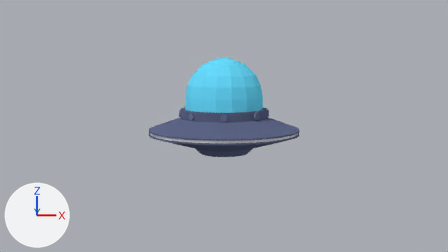
The Blender file SourceArt/Ufo.blend: old version first, new version second.
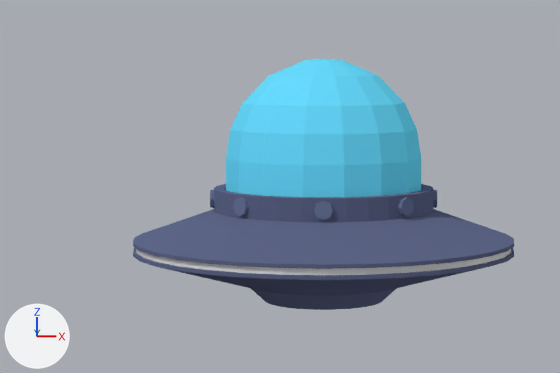
There are two pictures of each version: one from the file's camera 'Camera', one close up on the part from 21% to 71% of the width and 14% to 72% of the height. Arrows for +X, +Y and +Z are at lower left; the lights stay in place.

Script lines for the objects in view, before the commit:
```python
me_cylinder = bpy.data.meshes.new('Cylinder')
me_cylinder.from_pydata(...)  # 238 vertices, 210 faces; spans x -1.95..1.95, y -1.95..0.0, z -0.38..0.78
# faces by material slot: [194, 16]
me_cylinder.materials.append(mat_material_002)  # blue #60688a
me_cylinder.materials.append(mat_material)  # white #e7e7e7
me_cylinder_001 = bpy.data.meshes.new('Cylinder.001')
me_cylinder_001.from_pydata(...)  # 97 vertices, 96 faces; spans x -0.99..0.99, y -0.99..0.99, z 0.46..2.1
me_cylinder_001.materials.append(mat_material_001)  # cyan #69deff
me_cylinder_003 = bpy.data.meshes.new('Cylinder.003')
me_cylinder_003.from_pydata(...)  # 128 vertices, 80 faces; spans x -0.78..0.78, y 0.39..0.51, z -0.78..0.78
me_cylinder_003.materials.append(mat_material_003)  # blue #687498
ob_cylinder = bpy.data.objects.new('Cylinder', me_cylinder)
ob_cylinder.location = (0.0, 0.0, 0.0)
ob_cylinder.scale = (0.675, 0.675, 0.675)
_m = ob_cylinder.modifiers.new('Mirror', 'MIRROR')
_m.use_axis = (False, True, False)
ob_cylinder_001 = bpy.data.objects.new('Cylinder.001', me_cylinder_001)
ob_cylinder_001.location = (0.0, 0.0, 0.0)
ob_cylinder_001.scale = (0.675, 0.675, 0.675)
ob_cylinder_002 = bpy.data.objects.new('Cylinder.002', me_cylinder_003)
ob_cylinder_002.location = (0.0, 0.0, 0.0)
ob_cylinder_002.rotation_euler = (1.571, 0.0, 0.0)  # degrees (90, 0, 0)
```
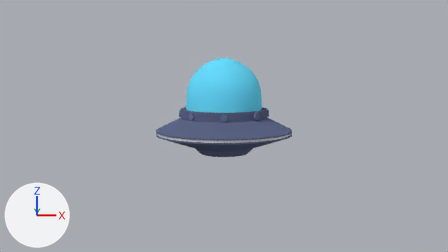
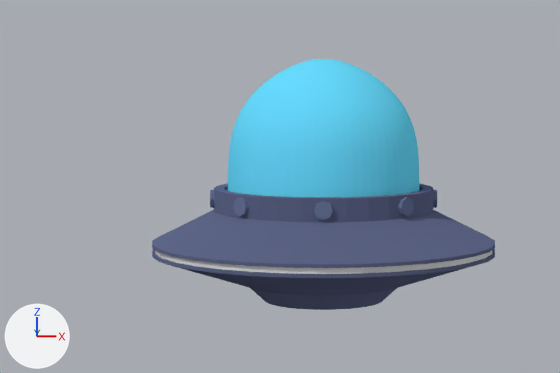
Location of each change, (x1, y1, x2, y2) in pixels of the close-ups (560 x 373 px; the box of a moved part takes in the faces that stretch with it):
```json
{"object": "Cylinder", "change": "reshaped", "before": [133, 184, 514, 310], "after": [152, 184, 495, 310], "on screen": "10% narrower"}
{"object": "Cylinder.001", "change": "modifiers changed", "before": [226, 58, 421, 197], "after": [228, 59, 419, 197]}
{"part": 1, "of": "me_cylinder", "change": "moved or reshaped", "before": [133, 209, 514, 288], "after": [152, 210, 495, 288]}
```

Edits to the scene script, one JSON object a line:
```json
{"block": "me_cylinder", "where": "me_cylinder.from_pydata(...)  # 238 vertices, 210 faces; spans x -1.95..1.95, y -1.95..0.0, z -0.38..0.78"}
{"block": "me_cylinder", "where": "# used by ob_cylinder; location = (0.0, 0.0, 0.0); scale = (0.675, 0.675, 0.675)"}
{"block": "me_cylinder", "change": "me_cylinder part 1: all 102 vertices in x -1.95..1.95, y -1.95..0.0, z 0.12..0.26 are scaled about the mesh origin by 0.902"}
{"op": "add", "block": "ob_cylinder_001", "code": "_m = ob_cylinder_001.modifiers.new('Subdivision', 'SUBSURF')"}
```
